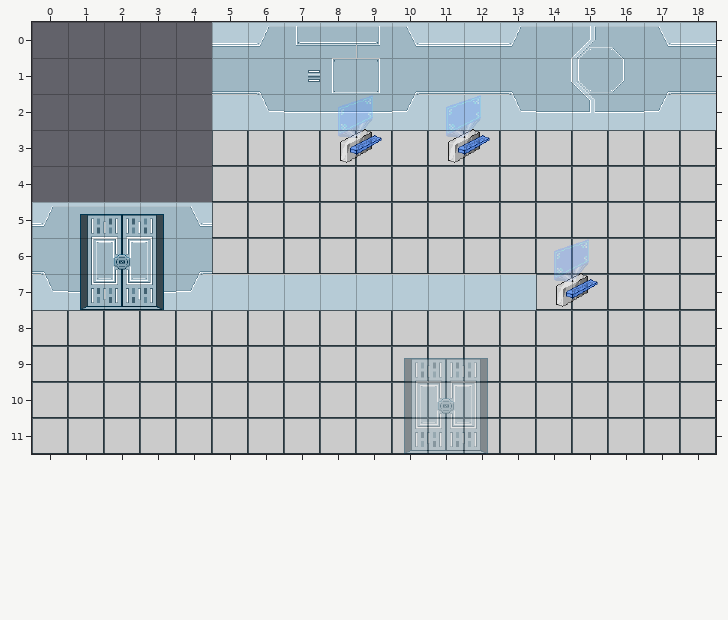
Two states of a Tiled map (JSON), game/src/commonMain/resources/level/lobby_room.tmj. The picture above is the old version.
Cells are 48x48 px. Shown: x 0..18, y 0..11.
Now the later version:
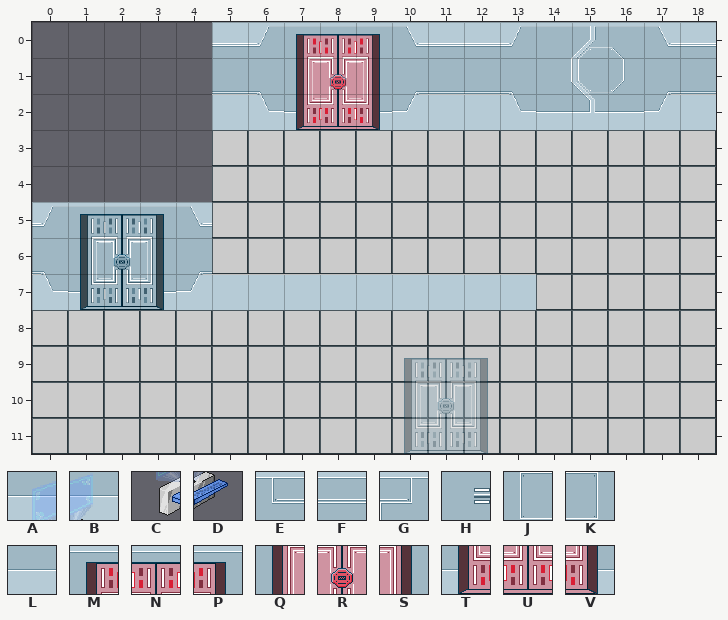
Key: from "0_Asset_Control_9696": A 0, B 1, C 10, D 11; from "0_Asset_Wall_144144": E 6, F 7, G 8, H 18, J 19, K 20, L 30; from "red_door": M 0, N 1, P 2, Q 3, R 4, S 5, T 6, U 7, V 8.
_ is an empty cell.
See-through tiles are keyed as they look on the map.
Difference:
Layer "wall":
Tile E gives way to tile M in row 0 at x 7.
Tile F gives way to tile N in row 0 at x 8.
Tile G gives way to tile P in row 0 at x 9.
Tile H gives way to tile Q in row 1 at x 7.
Tile J gives way to tile R in row 1 at x 8.
Tile K gives way to tile S in row 1 at x 9.
Tile L gives way to tile T in row 2 at x 7.
Tile L gives way to tile U in row 2 at x 8.
Tile L gives way to tile V in row 2 at x 9.
Layer "decoration":
Tile C is gone in row 3 at x 8 and 11; in row 7 at x 14.
Tile D is gone in row 3 at x 9 and 12; in row 7 at x 15.
Layer "foreground":
Tile A is gone in row 2 at x 8 and 11; in row 6 at x 14.
Tile B is gone in row 2 at x 9 and 12; in row 6 at x 15.
Changed places in both pictures, as pixel boxes (x1, y1, x2, y2):
changed: (296, 26, 382, 163)
removed: (446, 95, 490, 163)
removed: (554, 239, 598, 307)
